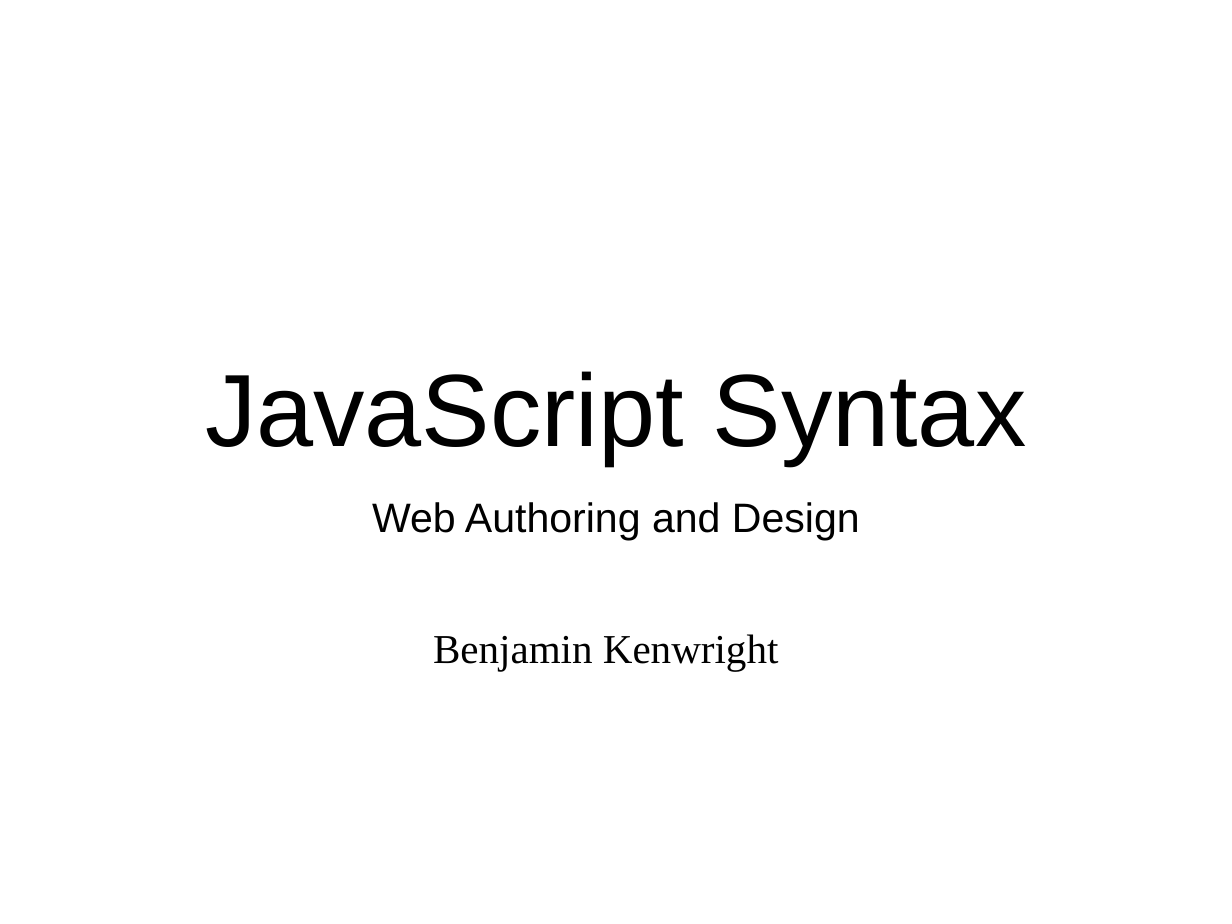
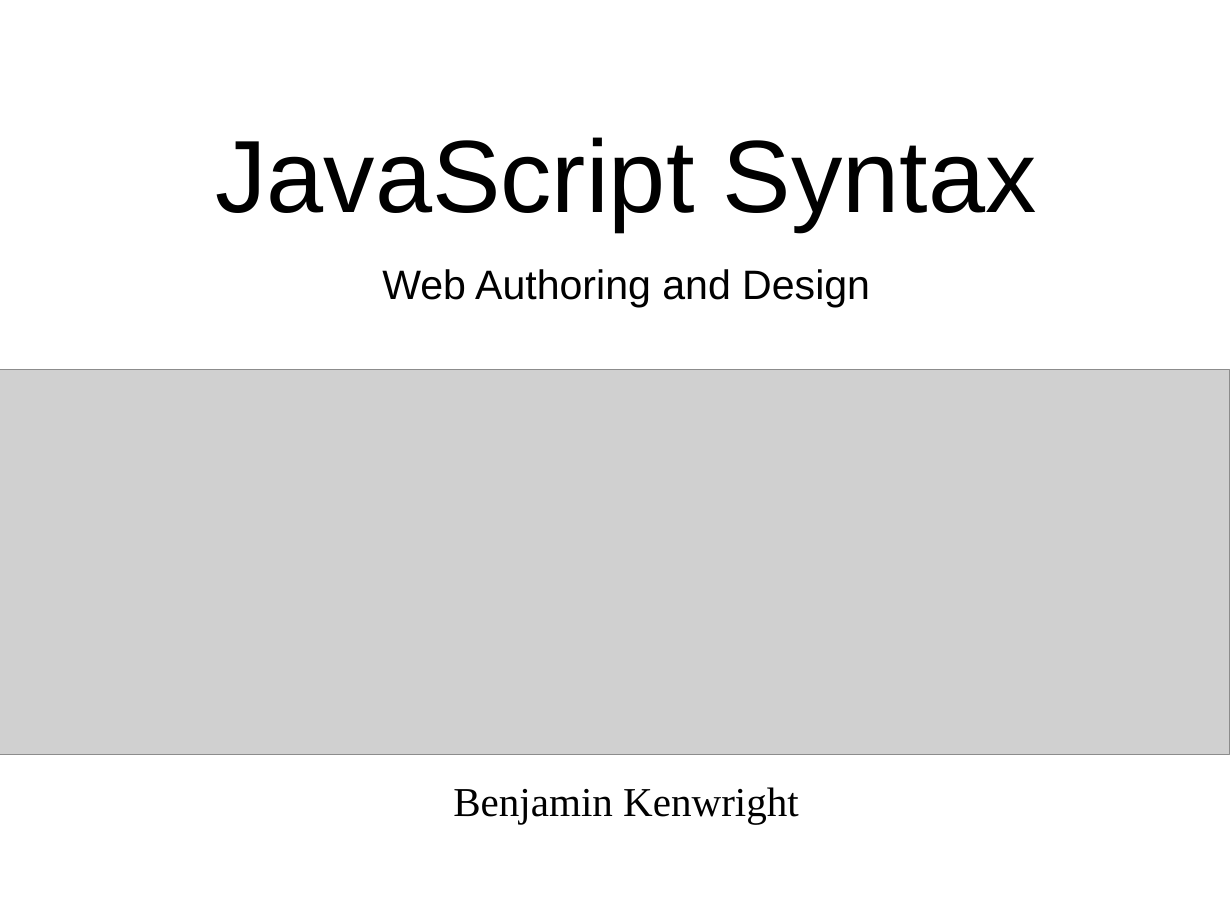
Before and after one commit to octaviordz/zjnu2017.github.io, a slide deck: slide 1 of WAD/lectures/100--Javascript.Syntax.pptx. Drawn at 1232x924 pixels with LibreOffice and Linux fonts; fonts in the diff are those of the drawing; grey boxes stand for pictures. Boxes give left, top, right and bottom in pixels: in the first picture for what was removed or moved away, otherwise in the second. Text is boxed around its words. In the diff, an @@ line names an element or a change of style, - is before the commit and + after.

```diff
--- a/WAD/lectures/100--Javascript.Syntax.pptx
+++ b/WAD/lectures/100--Javascript.Syntax.pptx
@@ text "JavaScript Syntax": place and size @@
-text "JavaScript Syntax" at (205, 371, 1027, 465)
+text "JavaScript Syntax" at (215, 137, 1037, 232)
@@ text "Web Authoring and Design": place and size @@
-text "Web Authoring and Design" at (372, 502, 860, 540)
+text "Web Authoring and Design" at (382, 269, 870, 307)
@@ picture added at (0, 370, 1230, 754) @@
@@ text "Benjamin Kenwright": place and size @@
-text "Benjamin Kenwright" at (433, 634, 779, 671)
+text "Benjamin Kenwright" at (453, 787, 799, 824)
```
Also in this commit, not shown: 10 other slides changed, 6 slides added, 2 slides removed.
